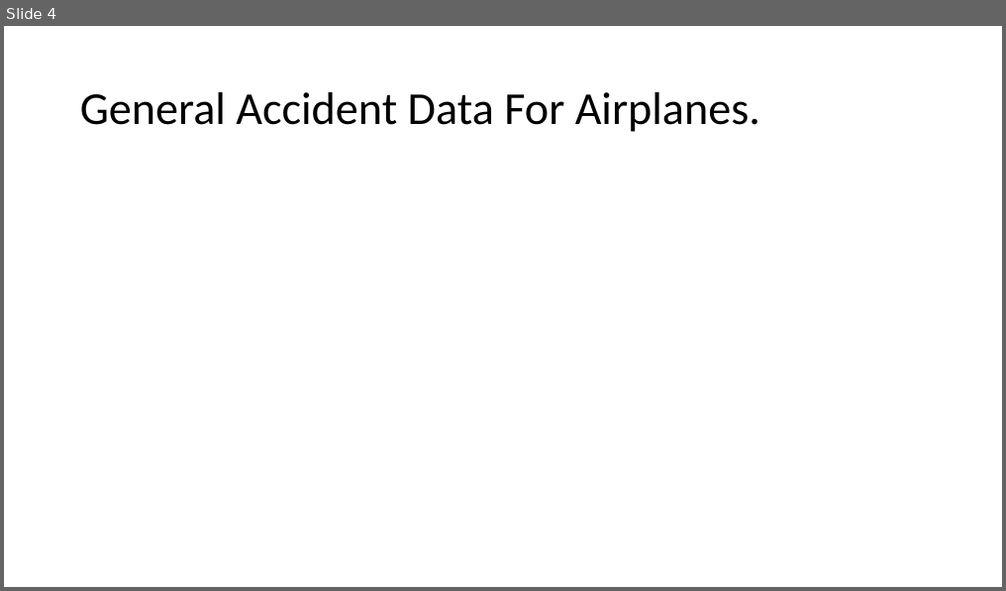
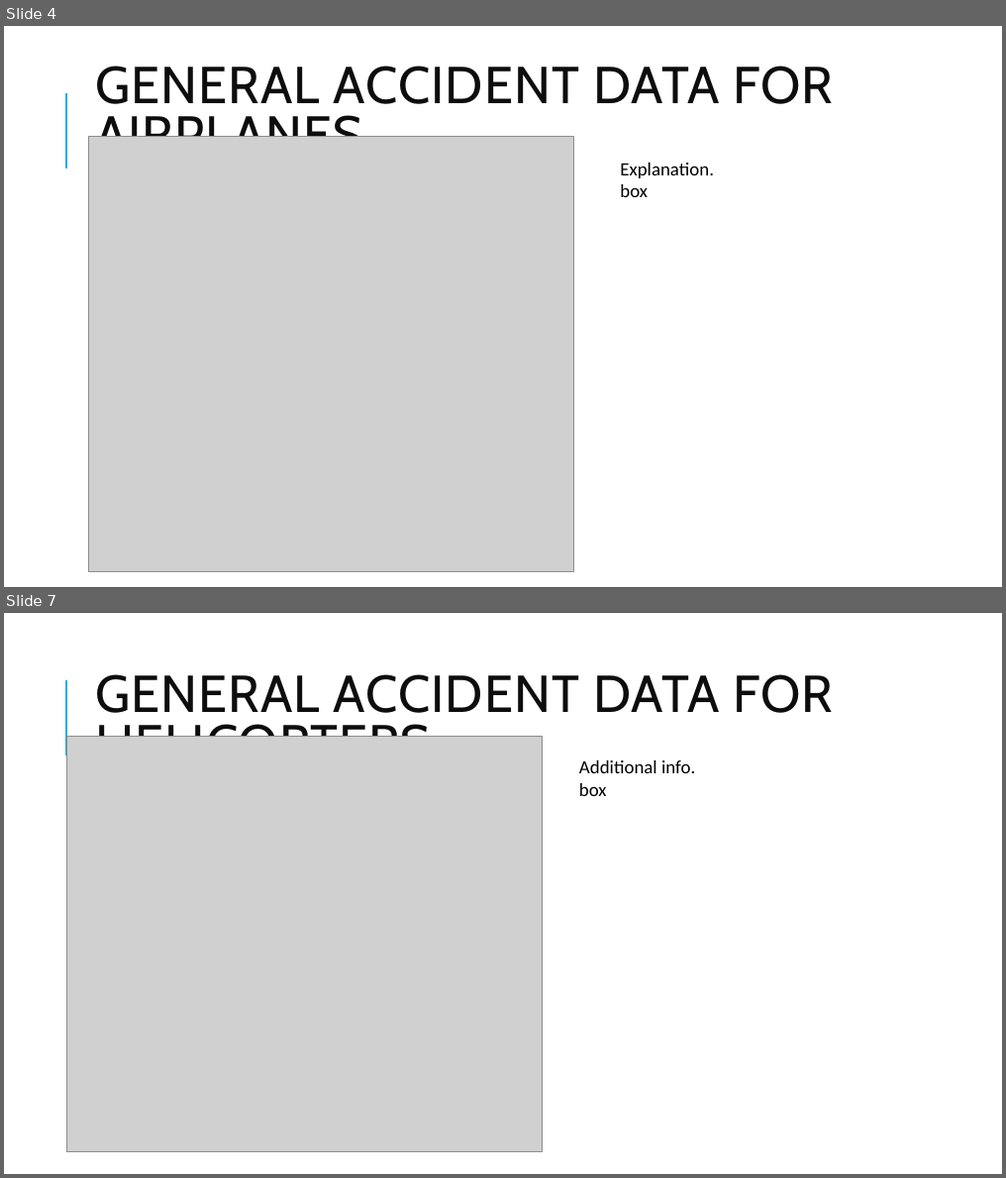
Before and after one commit to kdizz/dsc-phase-1-project-v3, a slide deck: CAPITAL INVESTMENTS LIMITED.pptx. Shown one above the other, each under a label of ours: slide 4 before the commit, slides 4 and 7 after it; the slides between them are not shown. The pictures are 1006x591 and 1006x1178 pixels, drawn with LibreOffice and Linux fonts; fonts in the diff are those of the drawing; grey boxes stand for pictures. Boxes give left, top, right and bottom in pixels: in the first picture for what was removed or moved away, otherwise in the second. Text is boxed around its words. In the diff, an @@ line names an element or a change of style, - is before the commit and + after.

```diff
--- a/CAPITAL INVESTMENTS LIMITED.pptx
+++ b/CAPITAL INVESTMENTS LIMITED.pptx
@@ slide 7 added at (4,613,1002,1174), background #FFFFFF; not listed: 1 template element that a slide beside it also shows @@
@@ title added at (95,674,833,737), 50 pt, text #0D0D0D @@
+GENERAL ACCIDENT DATA FOR HELICOPTERS
@@ picture added at (67,736,543,1152) @@
@@ text added at (579,761,695,796), 18 pt, text #000000 @@
+Additional info.
+box
@@ slide 4 changed as well @@
@@ title at (95,66,833,137): text changed; size 44 to 50 pt; font Calibri to Cabin; text colour #000000 to #0D0D0D @@
-General Accident Data For Airplanes.
+GENERAL ACCIDENT DATA FOR AIRPLANES.
@@ line added from (66, 169) to (66, 93), #1CADE4 1.5 pt @@
@@ picture added at (88,136,573,572) @@
@@ text added at (620,163,714,197), 18 pt, text #000000 @@
+Explanation.
+box
```
Also in this commit, not shown: 3 other slides changed, 5 other slides added, 3 other files.
